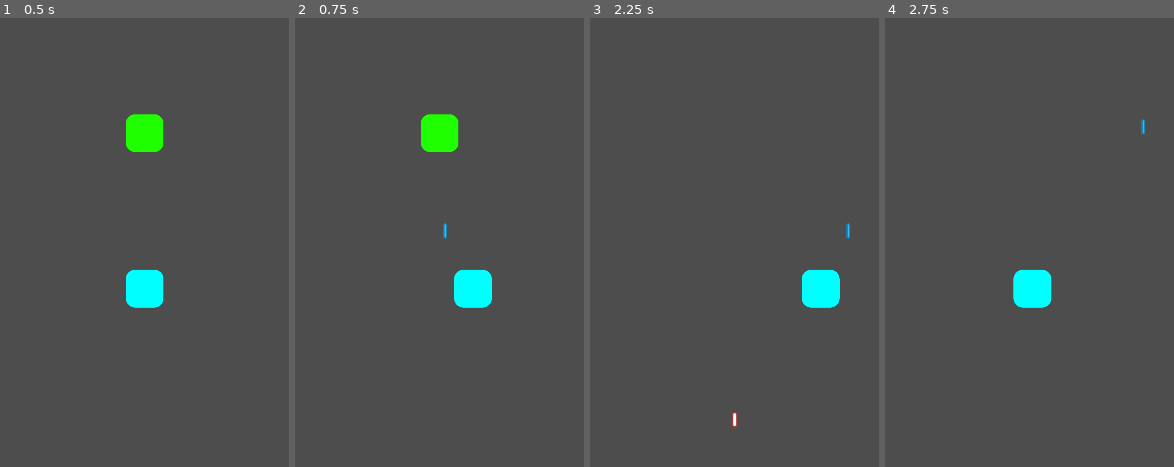
Above: before the commit, frames 1-4 (left to right).
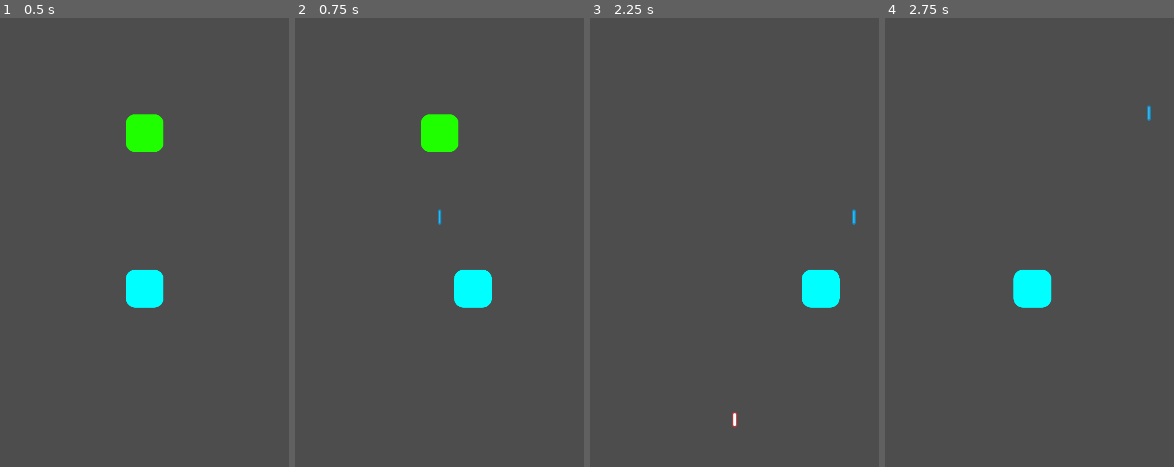
Above: after the commit, the same moments.

Repository: michael-j-coyne/space-defense
Game: Godot game, scene res://scenes/main.tscn
The game is run twice, just before and just after one commit, with the same random seed, the same clock (stepped at 60 frames per second) and the same inputs.
Inputs (mouse positions are in pixels of both pictures, inside the frame that each line leads up to):
- Up to frame 1 (0.5 s): no input
- Up to frame 2 (0.75 s): tap Enter (ui_accept) at 0.5 s; move the mouse to (outside the picture) at 0.52 s; hold Right (ui_right) from 0.53 s (still down); hold Enter (ui_accept) from 0.53 s (still down); click (outside the picture) at 0.67 s
- Up to frame 3 (2.25 s): release Right (ui_right) at 1.25 s; release Enter (ui_accept) at 1.25 s; drag from (outside the picture) to (852, 287) at 1.27 s; tap Enter (ui_accept) at 2 s; move the mouse to (696, 175) at 2.02 s; hold Left (ui_left) from 2.03 s (still down); hold Enter (ui_accept) from 2.03 s (still down); tap Alt at 2.1 s
- Up to frame 4 (2.75 s): keep holding Left (ui_left); keep holding Enter (ui_accept)

Frame 1 is identical in both runs. In frame 2, less than 0.1% of the frame differs, in the area x 49-53%, y 42-50%; in frame 3, less than 0.1%, in the area x 88-93%, y 42-50%; in frame 4, less than 0.1%.

Commit message:
Allow holding down space to continually fire

Diff:
--- a/scenes/player.gd
+++ b/scenes/player.gd
@@ -11,7 +11,7 @@
 		velocity.x += 1
 	if Input.is_action_pressed("ui_left"):
 		velocity.x -= 1
-	if Input.is_action_just_released("ui_accept"):
+	if Input.is_action_pressed("ui_accept"):
 		# Note: in the future we may want to be able to shoot in a particular direction
 		var direction = Vector2(0, -1).normalized()
 		$GunComponent.shoot(direction)
